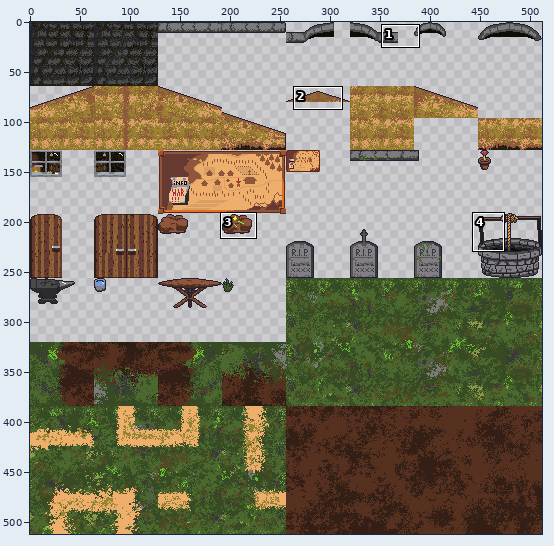
Two states of a sprite sheet, Art/CharSprites/tilemap indexed.png. The first picture is a wide view before the edit; the outline marks the close-up.
Close-up. Before the commit:
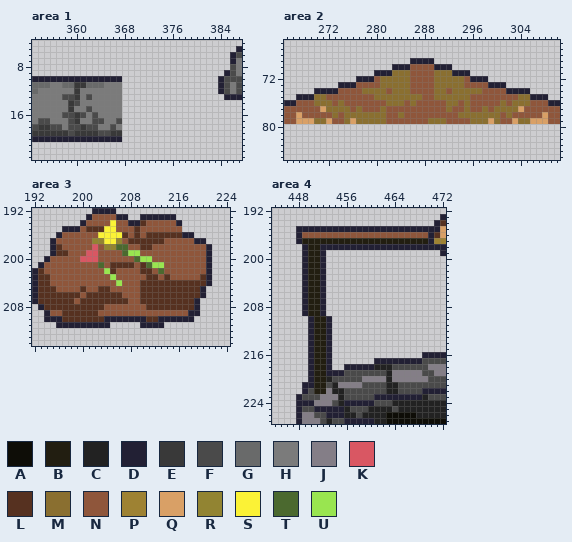
The file is 512x512 pixels. Shown: area 1: x 353..387, y 4..23; area 2: x 265..310, y 66..85; area 3: x 192..224, y 192..214; area 4: x 444..472, y 192..227. The commit also changed other parts of the picture, which this record leaves out.
Palette (. is transparent): A #0e0d07  B #221e11  C #222222  D #222034  E #393939  F #4a4a4a  G #696a6a  H #7b7b7b  J #847e87  K #d95763  L #563120  M #8a6f30  N #8f563b  P #9e8233  Q #d9a066  R #928432  S #fbf236  T #4b692f  U #99e550
After the commit:
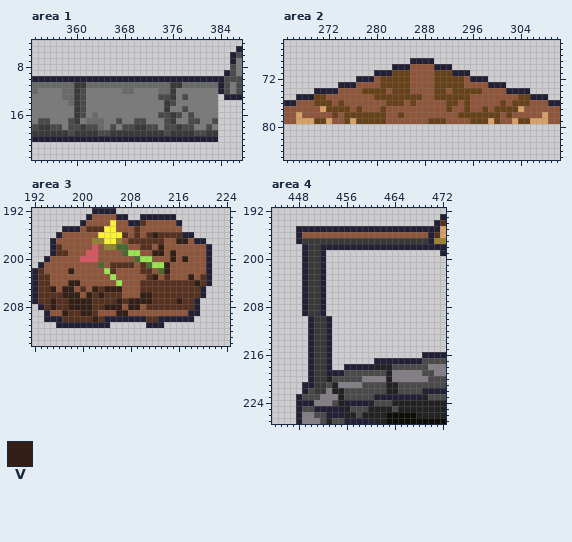
Colours new in this view: V #341f16
What changed:
colour M: #8a6f30 -> #674118
Changed rows in their new state; - is a pixel that keeps its letter.
Area 1:
first column x 356:
10 ------------DDDDDDDDDDDDDDDD
11 GG-------GGGGGGGGGGGEEGGGGGG
12 --GG-F------GGHHHHGGEHHHHHHH
13 --GG-FH-----HHHHHHFFEHFHHHHH
14 ---GEF------HHHHHHHEFHHHHHHH
15 ---HEFH-----HHHHHHHEHHFHHHHH
16 --HH---G----HHHHHHFFEFHFHHHH
17 ------GGG---HHFFHHHFEHHFFHHF
18 --------G---FFEEFFHFFEFFHHFH
19 ------------EEEEEEEFEEEEFFEE
20 ------------DDDDDDDDDDDDDDDD
Area 3:
first column x 195:
196 -----------------V-------
197 ---------------------VV--
198 ------------------V------
199 -----------------VV-V----
200 --------------------V-V--
201 -------------------V-----
202 ---V---------------V-----
203 -----------------V-----V-
204 ---VV-------------------V
205 V-VV---V-VVV-------------
206 --VVV-V-V------VV--------
207 V--VVVV----V-VVVV----V---
208 V--VVVV--VVV-VV----------
209 --V--VV----VV------------
210 -------V-----------------
211 ---------------.---------
Area 4:
first column x 449:
197 EEEEEEEEEEEEEEEEEEEEE
198 -EE------------------
199 -EE------------------
200 -EE------------------
201 -EE------------------
202 -EE------------------
203 -EE------------------
204 -EE------------------
205 -EE------------------
206 -EE------------------
207 -EE------------------
208 -EE------------------
209 -EE------------------
210 --EE-----------------
211 --EE-----------------
212 --EE-----------------
213 --EE-----------------
214 --EE-----------------
215 --EE-----------------
216 --EE-----------------
217 --EE-----------------
218 --EE-----------------
219 --EE-----------------
220 --EE-----------------
221 --EE-----------------
222 --EE-----------------
Pixel boxes of the changes (left, top, right, bottom) in both close-ups:
changed: (50, 76, 218, 142)
changed: (314, 70, 530, 124)
changed: (50, 232, 200, 328)
changed: (302, 238, 428, 394)
